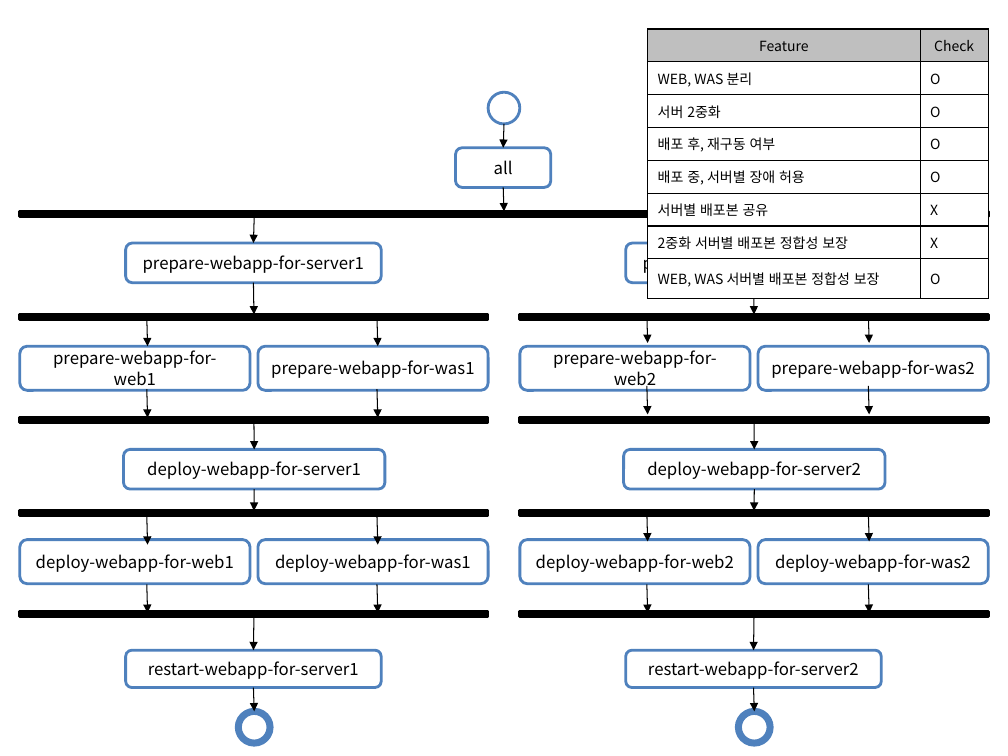
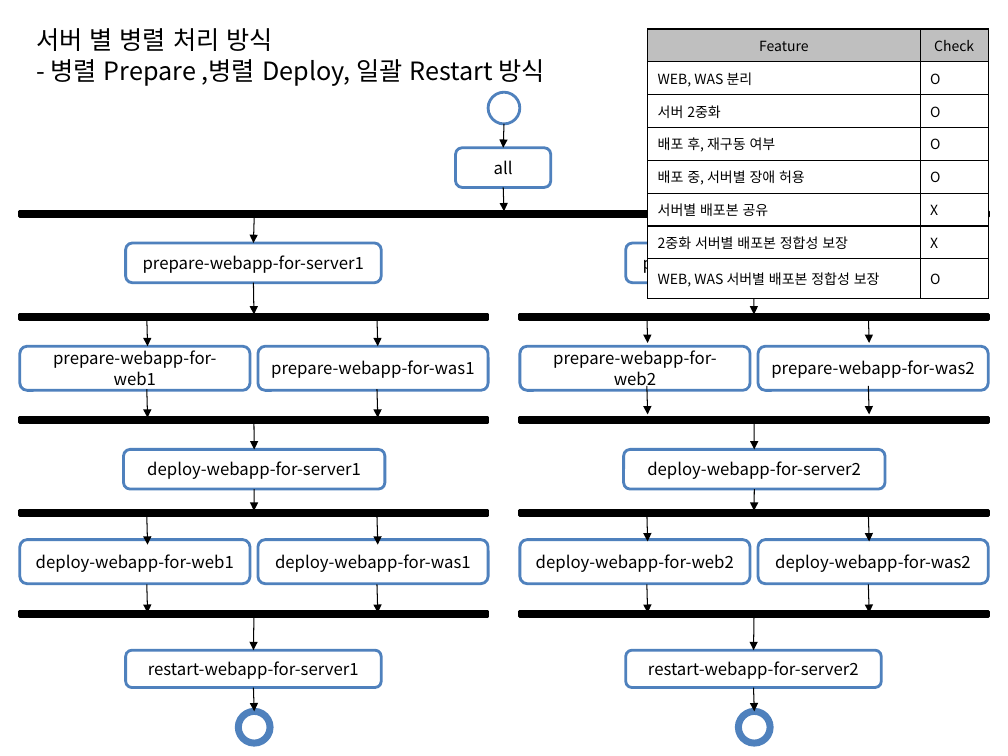
Before and after one commit to kwbaek/codelabor, a slide deck: slide 5 of documentation/draft/ci-environment/deploy-process-pattern.pptx (slide 6 before the commit). Drawn at 1008x756 pixels with LibreOffice and Linux fonts; fonts in the diff are those of the drawing. Boxes give left, top, right and bottom in pixels: in the first picture for what was removed or moved away, otherwise in the second. Text is boxed around its words. In the diff, an @@ line names an element or a change of style, - is before the commit and + after.

```diff
--- a/documentation/draft/ci-environment/deploy-process-pattern.pptx
+++ b/documentation/draft/ci-environment/deploy-process-pattern.pptx
@@ text added at box(36, 28, 545, 86), 18 pt, text #000000 @@
+서버 별 병렬 처리 방식
+- 병렬 Prepare ,병렬 Deploy, 일괄 Restart 방식
```
Also in this commit, not shown: 4 other slides changed, 1 slide removed.
